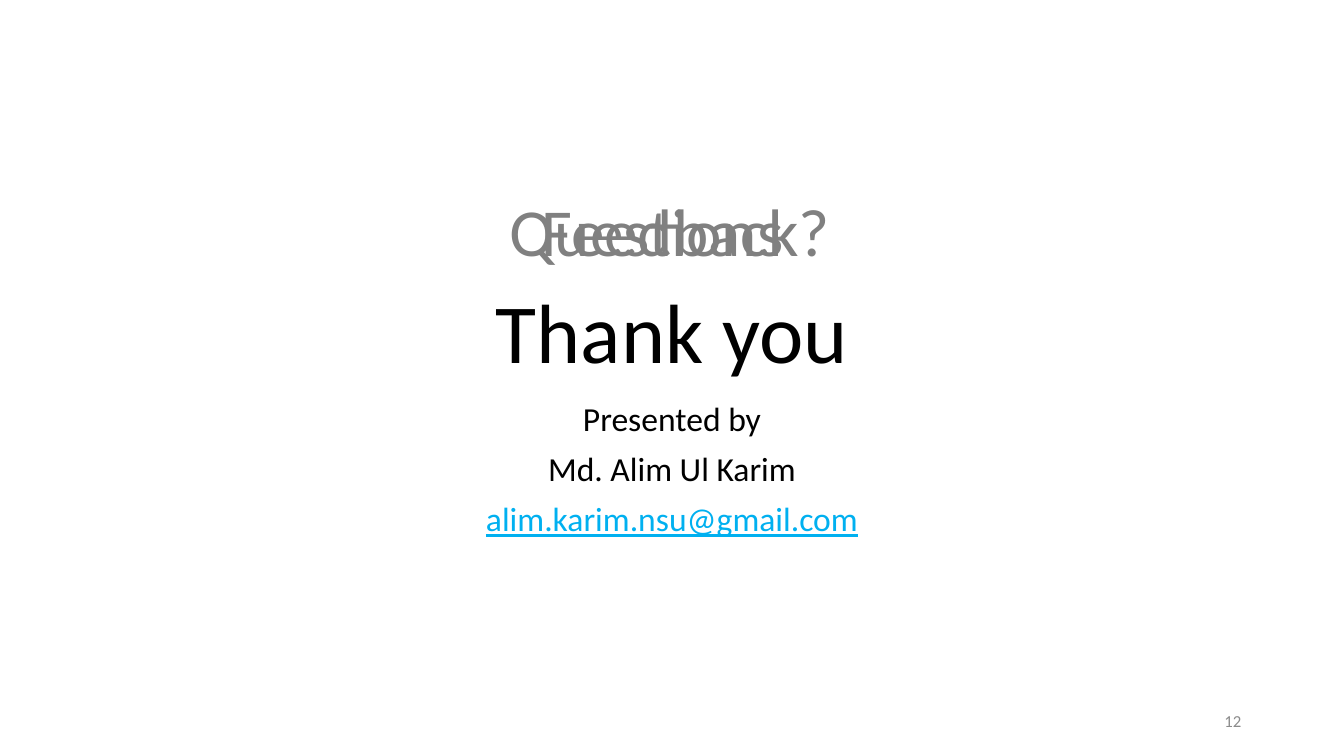
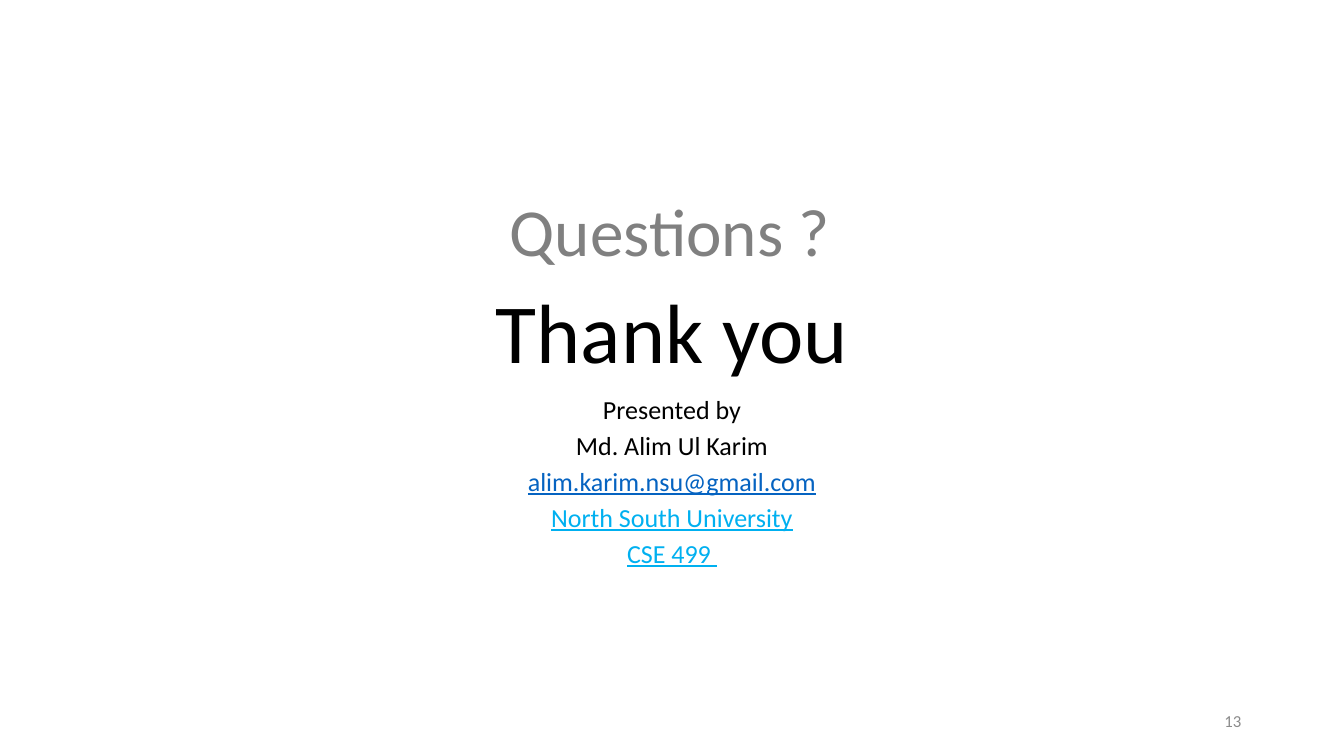
Before and after one commit to accorddeveloper/ASP.NET-MVC-Bootstrapper-Installed-Example, a slide deck: slide 13 of ASP.NET Presentation_2.pptx (slide 12 before the commit). Drawn at 1344x756 pixels with LibreOffice and Linux fonts; fonts in the diff are those of the drawing. Boxes give left, top, right and bottom in pixels: in the first picture for what was removed or moved away, otherwise in the second. Text is boxed around its words. In the diff, an @@ line names an element or a change of style, - is before the commit and + after.

```diff
--- a/ASP.NET Presentation_2.pptx
+++ b/ASP.NET Presentation_2.pptx
@@ text removed at (541,209,799,265) @@
-Feedback
@@ subtitle at (528,401,816,496): size 24 to 18.6 pt in "Presented by", "Md. Alim Ul Karim", "alim.karim.nsu@gmail.com"; text colour #00B0F0 to #0563C1 in "alim.karim.nsu@gmail.com"; line spacing 0.9 to 0.7 @@
@@ subtitle at (551,509,792,567): paragraphs added @@
+North South University
+CSE 499
@@ page number at (1224,716,1241,727): text changed @@
-12
+13
```
Also in this commit, not shown: 6 other slides changed, 1 slide added, 2 other files.
